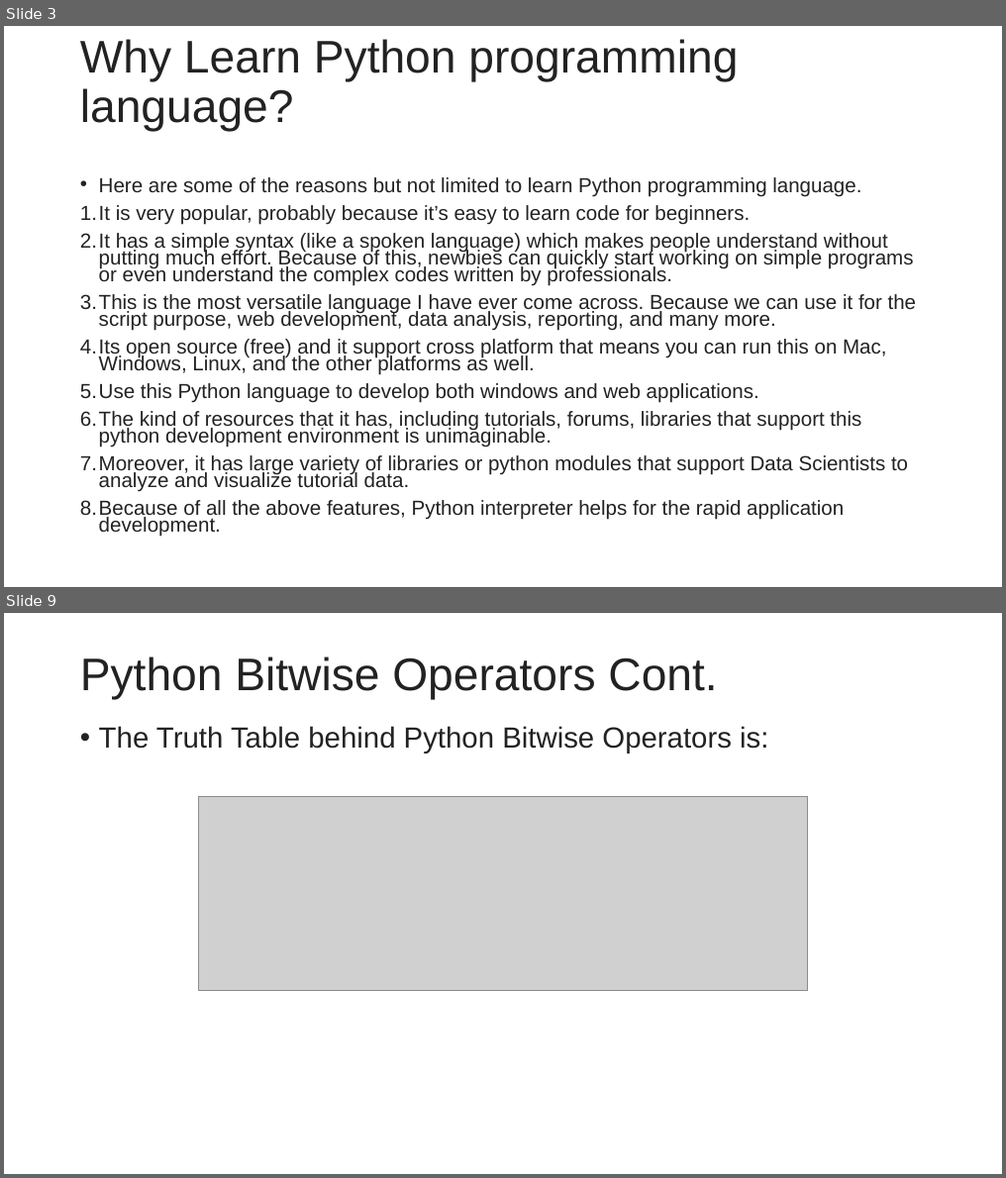
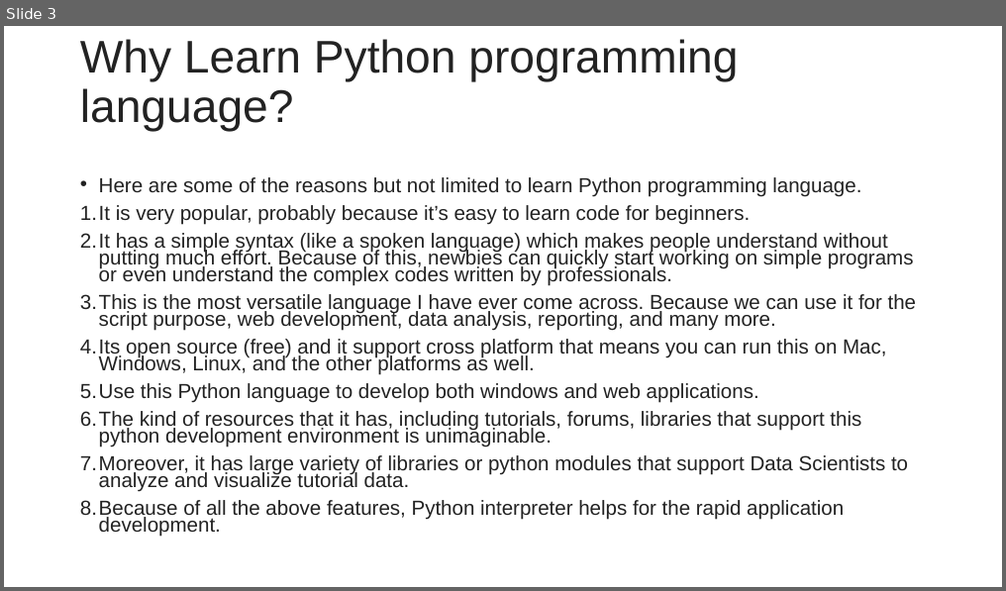
Before and after one commit to hitendradixit/Machine-Learning, a slide deck: SeesionSlides/MACHINE LEARNING Session 1.pptx. Shown one above the other, each under a label of ours: slides 3 and 9 before the commit, slide 3 after it; the slides between them are not shown. The pictures are 1006x1178 and 1006x591 pixels, drawn with LibreOffice and Linux fonts; fonts in the diff are those of the drawing; grey boxes stand for pictures. Boxes give left, top, right and bottom in pixels: in the first picture for what was removed or moved away, otherwise in the second. Text is boxed around its words. In the diff, an @@ line names an element or a change of style, - is before the commit and + after.

```diff
--- a/SeesionSlides/MACHINE LEARNING Session 1.pptx
+++ b/SeesionSlides/MACHINE LEARNING Session 1.pptx
@@ slide 9 removed at [4,613,1002,1174], background #FFFFFF @@
@@ title removed at [80,657,717,700] @@
-Python Bitwise Operators Cont.
@@ text removed at [99,726,768,754] @@
-• The Truth Table behind Python Bitwise Operators is:
@@ picture removed at [199,796,808,991] @@
```
Also in this commit, not shown: 2 slides changed, 17 slides added, 6 other slides removed.
